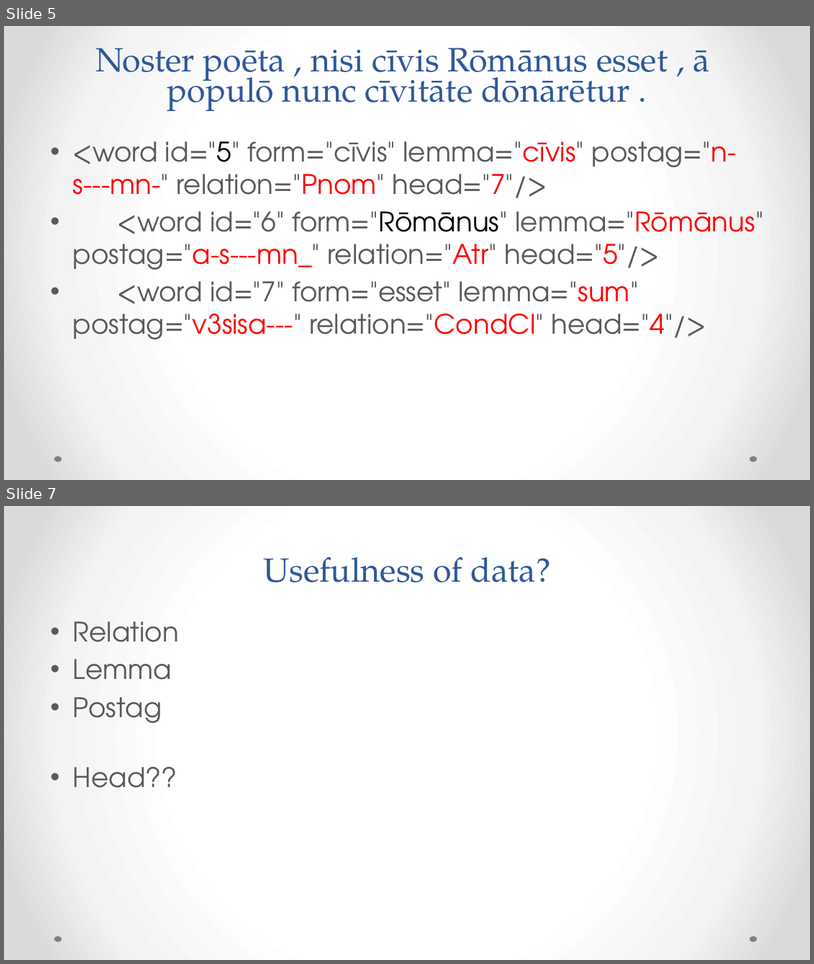
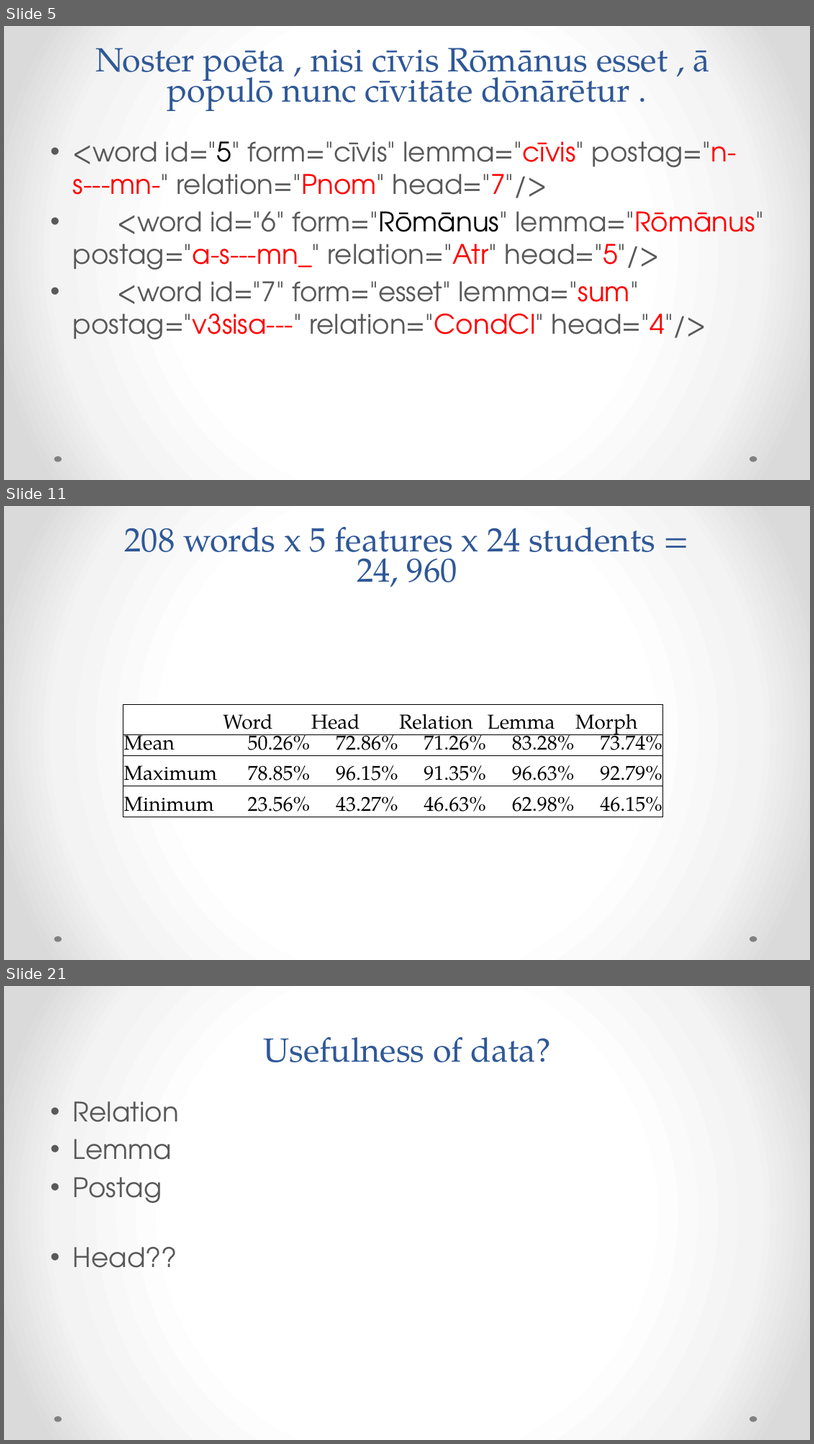
Before and after one commit to rgorman/syntacto_stylistics, a slide deck: Presentations/CAMWS_2016/Gorman_camws_2016.pptx. Shown one above the other, each under a label of ours: slides 5 and 7 before the commit, slides 5, 11 and 21 after it; the slides between them are not shown. The pictures are 814x964 and 814x1444 pixels, drawn with LibreOffice and Linux fonts; fonts in the diff are those of the drawing. Boxes give left, top, right and bottom in pixels: in the first picture for what was removed or moved away, otherwise in the second. Text is boxed around its words. In the diff, an @@ line names an element or a change of style, - is before the commit and + after.

```diff
--- a/Presentations/CAMWS_2016/Gorman_camws_2016.pptx
+++ b/Presentations/CAMWS_2016/Gorman_camws_2016.pptx
@@ slide 11 added at <box>4,506,810,960</box>, background gradient #FFFFFF to #F4F4F4 to #DADADA; not listed: 2 template elements that a slide beside it also shows @@
@@ title added at <box>125,527,656,587</box>, 40 pt, text #2F5897 @@
+208 words x 5 features x 24 students =
+24, 960
@@ table added at <box>124,705,664,821</box>, 4 rows, 6 columns @@
+ | Word | Head | Relation | Lemma | Morph
+Mean | 50.26% | 72.86% | 71.26% | 83.28% | 73.74%
+Maximum | 78.85% | 96.15% | 91.35% | 96.63% | 92.79%
+Minimum | 23.56% | 43.27% | 46.63% | 62.98% | 46.15%
@@ what was slide 7 is now slide 21 @@
```
Also in this commit, not shown: 13 other slides added.
